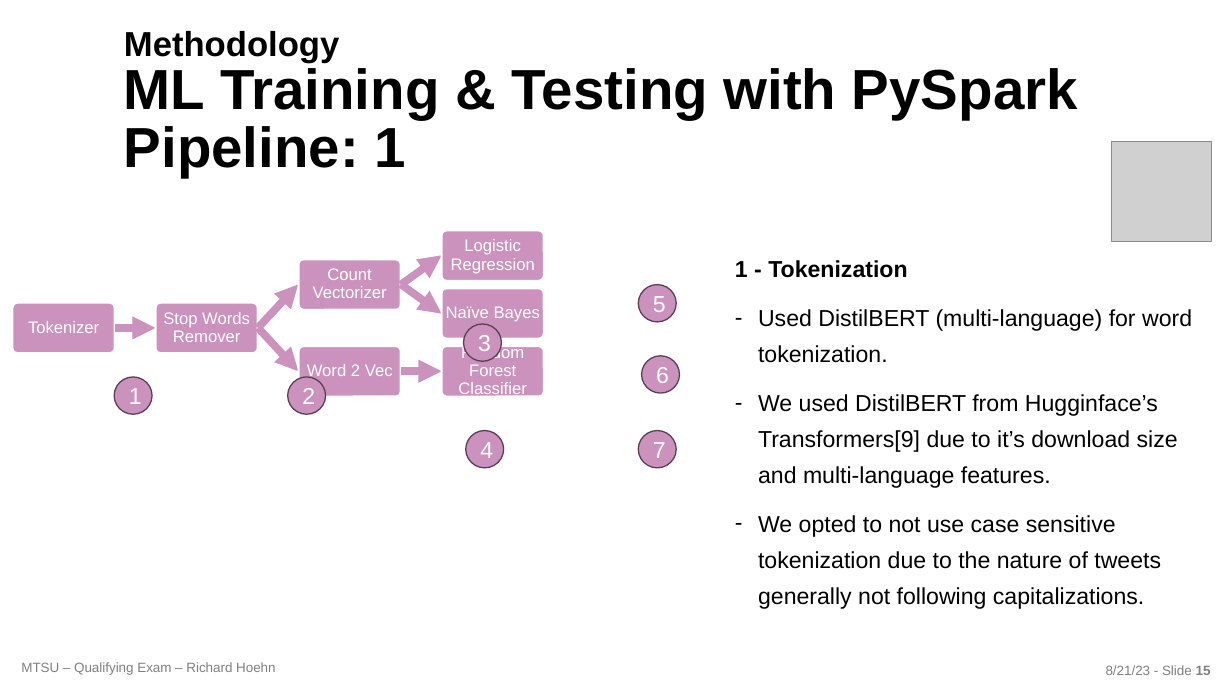
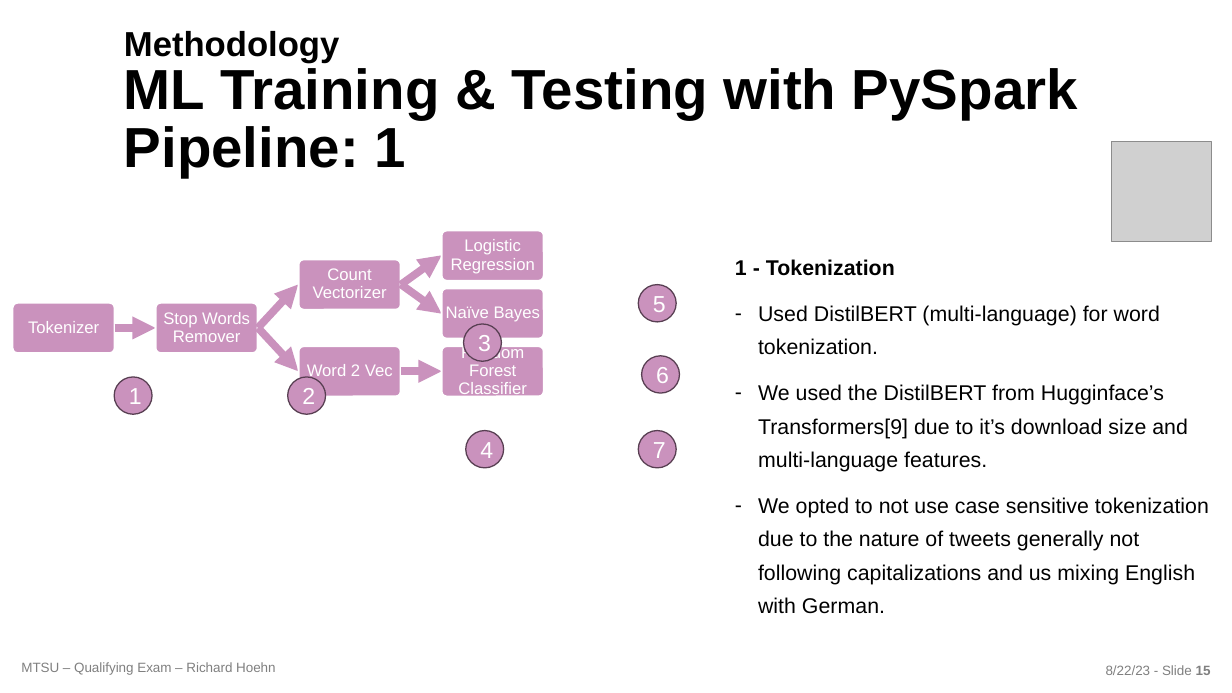
Before and after one commit to richardhoehn/mtsu.coms.qualifying-exam, a slide deck: slide 15 of presentation/COMS_Qualifying_Exam-2023-08-21.pptx. Drawn at 1232x693 pixels with LibreOffice and Linux fonts; fonts in the diff are those of the drawing; grey boxes stand for pictures; background and template pictures are left out. Boxes give left, top, right and bottom in pixels: in the first picture for what was removed or moved away, otherwise in the second. Text is boxed around its words. In the diff, an @@ line names an element or a change of style, - is before the commit and + after.

```diff
--- a/presentation/COMS_Qualifying_Exam-2023-08-21.pptx
+++ b/presentation/COMS_Qualifying_Exam-2023-08-21.pptx
@@ text at bbox=[735, 259, 1160, 355]: size 18 to 16.6 pt in "1 - Tokenization", "Used DistilBERT (multi-language) for word tokenization." @@
@@ text at bbox=[758, 384, 1209, 614]: text changed; size 18 to 16.6 pt @@
-– We used DistilBERT from Hugginface’s Transformers[9] due to it’s download size and multi-language features.
-– We opted to not use case sensitive tokenization due to the nature of tweets generally not following capitalizations.
+– We used the DistilBERT from Hugginface’s Transformers[9] due to it’s download size and multi-language features.
+– We opted to not use case sensitive tokenization due to the nature of tweets generally not following capitalizations and us mixing English with German.
@@ text at bbox=[1106, 665, 1211, 675]: text changed @@
-8/21/23 - Slide 15
+8/22/23 - Slide 15
```
Also in this commit, not shown: 16 other slides changed, 1 slide added, 5 other files.
